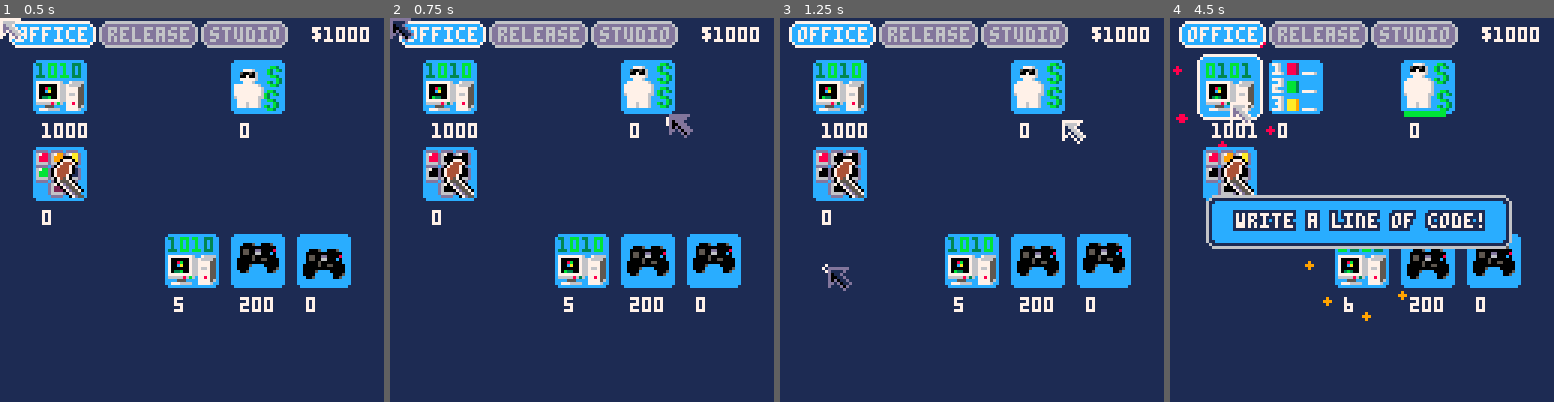
Above: before the commit, frames 1-4 (left to right).
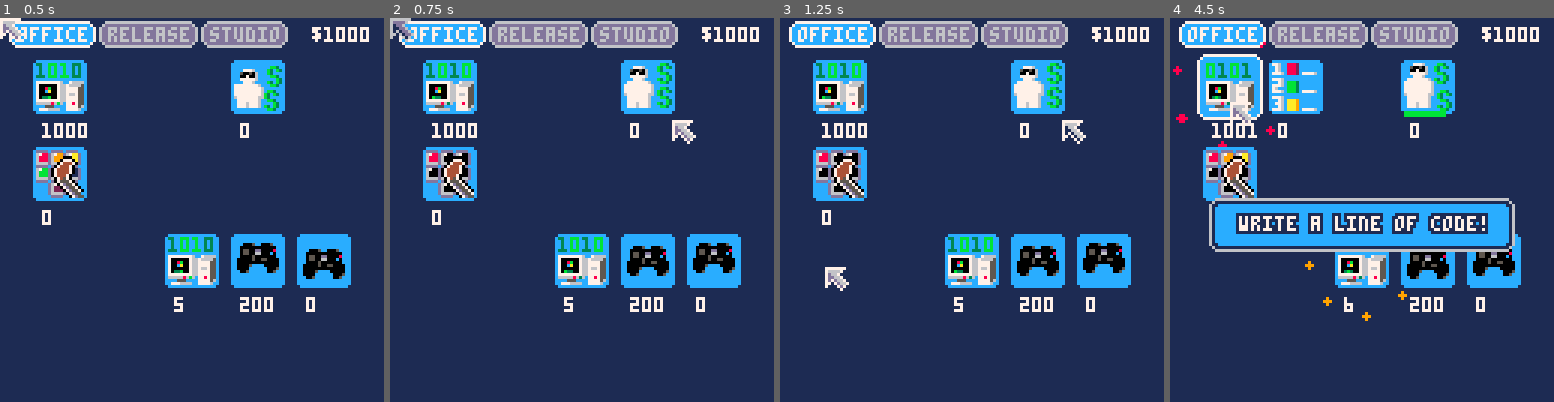
Above: after the commit, the same moments.

Repository: wesen/carts
Game: PICO-8 cartridge games/gamedevgame/gamedevgame.p8
Two runs of this game, one before a commit and one after it. Both use one fixed random seed, a clock stepped at 60 frames per second and the inputs below.
Inputs (mouse positions are in pixels of both pictures, inside the frame that each line leads up to):
- Up to frame 1 (0.5 s): no input
- Up to frame 2 (0.75 s): click (670, 121) at 0.67 s
- Up to frame 3 (1.25 s): click (826, 267) at 1.22 s
- Up to frame 4 (4.5 s): click (1277, 114) at 1.77 s; click (1342, 259) at 2.32 s; click (1404, 106) at 2.87 s; click (1465, 256) at 3.42 s; click (1231, 102) at 3.97 s

Frame 1 is identical in both runs. In frame 2, 0.6% of the frame differs, in the area x 0-80%, y 0-33%; in frame 3, 0.3%; in frame 4, 6.9%, in the area x 9-90%, y 46-61%.

Commit message:
Add more juice click

Diff:
--- a/games/gamedevgame/button.lua
+++ b/games/gamedevgame/button.lua
@@ -41,7 +41,9 @@
 
   if self:is_mouse_over() then
    self.on_hover()
-   if (glb_mouse_left_down) self.on_click()
+   if glb_mouse_left_down then
+    self.on_click()
+   end
   end
   print(self.text,x+1,y,fg)
  end
--- a/games/gamedevgame/gamedevgame.p8
+++ b/games/gamedevgame/gamedevgame.p8
@@ -690,7 +690,9 @@
 
   if self:is_mouse_over() then
    self.on_hover()
-   if (glb_mouse_left_down) self.on_click()
+   if glb_mouse_left_down then
+    self.on_click()
+   end
   end
   print(self.text,x+1,y,fg)
  end
@@ -742,34 +744,25 @@
  self.circle_t=30
  self.circle_x=0
  self.circle_y=0
+ self.jiggle=false
 end)
 
 function sqr(x) return x*x end
 
 function cls_mouse:draw()
+ local n=10
+
  update_shake(self)
 
- if glb_mouse_left_down then
+ if self.jiggle then
   self.circle_t=1
   self.circle_x=glb_mouse_x
   self.circle_y=glb_mouse_y
   shake(self,3)
   -- cls(7)
   circfill(glb_mouse_x,glb_mouse_y,10,7)
- end
-
- if self.circle_t<15 then
-  -- self.circle_t+=2
-  self.circle_t*=1.2
-  circ(self.circle_x,self.circle_y,self.circle_t,7)
-  darken((15-self.circle_t)/15*30+10)
-  -- pal(7,5)
- end
-
- local n=5
- spr(1,glb_mouse_x+self.shkx,glb_mouse_y+self.shky)
- pal()
-
+  self.jiggle=false
+ end
 
  for i=1,n do
   local idx=(self.idx+i-1)%n
@@ -787,6 +780,19 @@
   end
  end
  pal()
+
+ if self.circle_t<15 then
+  -- self.circle_t+=2
+  self.circle_t*=1.2
+  circ(self.circle_x,self.circle_y,self.circle_t,7)
+  darken((15-self.circle_t)/15*30+10)
+  -- pal(7,5)
+ end
+
+ spr(1,glb_mouse_x+self.shkx,glb_mouse_y+self.shky)
+ pal()
+
+
  -- if self.prev_x!=glb_mouse_x or self.prev_y!=glb_mouse_y then
   self.trails[self.idx]={glb_mouse_x,glb_mouse_y}
   self.idx=(self.idx+1)%n
@@ -831,7 +837,9 @@
 function resource_manager_cls:update()
  if glb_mouse_left_down then
   for _,resource in pairs(self.resources) do
-   if (resource:is_mouse_over() and resource:is_visible()) resource:on_click()
+   if resource:is_mouse_over() and resource:is_visible() then
+    resource:on_click()
+   end
   end
  end
 
@@ -1130,6 +1138,7 @@
 
 function resource_cls:on_click()
  if self:is_clickable() then
+  glb_mouse.jiggle=true
   self:start_producing()
   self.t=glb_dt
  end
@@ -1635,7 +1644,11 @@
   end
  end
  button.on_click=function()
-  if (self:is_hireable()) self:hire()
+  if self:is_hireable() then
+   self:hire()
+   glb_mouse.jiggle=true
+   make_pwrup_explosion(glb_mouse_x,glb_mouse_y,true)
+  end
  end
  button.should_blink=function()
   return button.is_active() and button:is_mouse_over()
--- a/games/gamedevgame/hire_worker.lua
+++ b/games/gamedevgame/hire_worker.lua
@@ -24,7 +24,11 @@
   end
  end
  button.on_click=function()
-  if (self:is_hireable()) self:hire()
+  if self:is_hireable() then
+   self:hire()
+   glb_mouse.jiggle=true
+   make_pwrup_explosion(glb_mouse_x,glb_mouse_y,true)
+  end
  end
  button.should_blink=function()
   return button.is_active() and button:is_mouse_over()
--- a/games/gamedevgame/mouse.lua
+++ b/games/gamedevgame/mouse.lua
@@ -8,34 +8,25 @@
  self.circle_t=30
  self.circle_x=0
  self.circle_y=0
+ self.jiggle=false
 end)
 
 function sqr(x) return x*x end
 
 function cls_mouse:draw()
+ local n=10
+
  update_shake(self)
 
- if glb_mouse_left_down then
+ if self.jiggle then
   self.circle_t=1
   self.circle_x=glb_mouse_x
   self.circle_y=glb_mouse_y
   shake(self,3)
   -- cls(7)
   circfill(glb_mouse_x,glb_mouse_y,10,7)
+  self.jiggle=false
  end
-
- if self.circle_t<15 then
-  -- self.circle_t+=2
-  self.circle_t*=1.2
-  circ(self.circle_x,self.circle_y,self.circle_t,7)
-  darken((15-self.circle_t)/15*30+10)
-  -- pal(7,5)
- end
-
- local n=5
- spr(1,glb_mouse_x+self.shkx,glb_mouse_y+self.shky)
- pal()
-
 
  for i=1,n do
   local idx=(self.idx+i-1)%n
@@ -53,6 +44,19 @@
   end
  end
  pal()
+
+ if self.circle_t<15 then
+  -- self.circle_t+=2
+  self.circle_t*=1.2
+  circ(self.circle_x,self.circle_y,self.circle_t,7)
+  darken((15-self.circle_t)/15*30+10)
+  -- pal(7,5)
+ end
+
+ spr(1,glb_mouse_x+self.shkx,glb_mouse_y+self.shky)
+ pal()
+
+
  -- if self.prev_x!=glb_mouse_x or self.prev_y!=glb_mouse_y then
   self.trails[self.idx]={glb_mouse_x,glb_mouse_y}
   self.idx=(self.idx+1)%n
--- a/games/gamedevgame/resource.lua
+++ b/games/gamedevgame/resource.lua
@@ -198,6 +198,7 @@
 
 function resource_cls:on_click()
  if self:is_clickable() then
+  glb_mouse.jiggle=true
   self:start_producing()
   self.t=glb_dt
  end
--- a/games/gamedevgame/resourcemanager.lua
+++ b/games/gamedevgame/resourcemanager.lua
@@ -31,7 +31,9 @@
 function resource_manager_cls:update()
  if glb_mouse_left_down then
   for _,resource in pairs(self.resources) do
-   if (resource:is_mouse_over() and resource:is_visible()) resource:on_click()
+   if resource:is_mouse_over() and resource:is_visible() then
+    resource:on_click()
+   end
   end
  end
 
